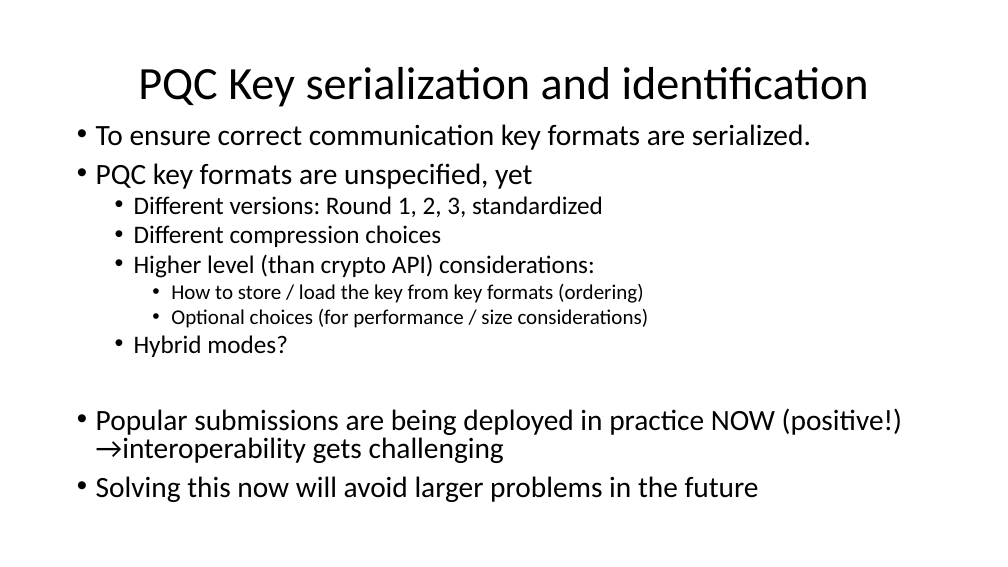
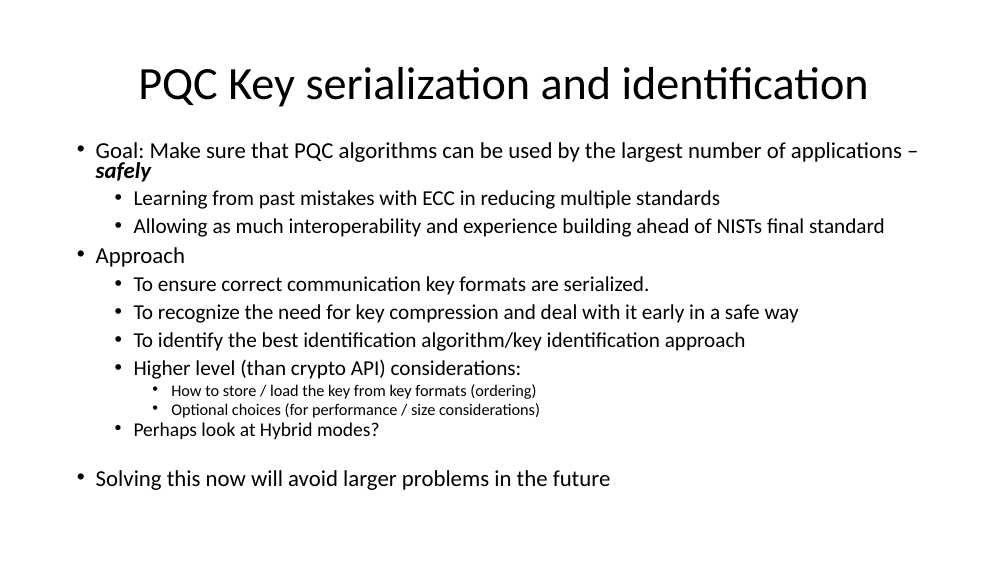
Before and after one commit to Quantum-Safe-Collaboration/qsc-key-rfc, a slide deck: slide 3 of presentations/IETF_lamps.pptx (slide 2 before the commit). Drawn at 1008x567 pixels with LibreOffice and Linux fonts; fonts in the diff are those of the drawing. Boxes give left, top, right and bottom in pixels: in the first picture for what was removed or moved away, otherwise in the second. Text is boxed around its words. In the diff, an @@ line names an element or a change of style, - is before the commit and + after.

```diff
--- a/presentations/IETF_lamps.pptx
+++ b/presentations/IETF_lamps.pptx
@@ text "Goal: Make sure that PQC ...": place and size @@
-text "Goal: Make sure that PQC ..." at <box>96,124,902,502</box>
+text "Goal: Make sure that PQC ..." at <box>96,142,902,490</box>
@@ text at <box>96,142,902,267</box>: paragraphs added @@
+• Goal: Make sure that PQC algorithms can be used by the largest number of applications – safely
+  • Learning from past mistakes with ECC in reducing multiple standards
+  • Allowing as much interoperability and experience building ahead of NISTs final standard
+• Approach
@@ text at <box>96,276,650,490</box>: size 28 to 20.1 pt in "To ensure correct communication key formats are ..."; size 24 to 20.1 pt in "Higher level (than crypto API) considerations:"; size 20 to 15.5 pt in "How to store / load the key ...", "Optional choices (for performance / size considerations)"; size 28 to 21.7 pt in "Solving this now will avoid larger problems ..."; list level 1 to 2 in "To ensure correct communication key ..."; line spacing 0.8 to 0.9; line spacing 0.8 to 0.7 @@
@@ text at <box>134,304,799,351</box>: text changed; size 24 to 20.1 pt @@
-• PQC key formats are unspecified, yet
-  • Different versions: Round 1, 2, 3, standardized
-  • Different compression choices
+  • To recognize the need for key compression and deal with it early in a safe way
+  • To identify the best identification algorithm/key identification approach
@@ text at <box>134,422,379,439</box>: text changed; size 28 to 18.6 pt @@
-  • Hybrid modes?
-• Popular submissions are being deployed in practice NOW (positive!) →interoperability gets challenging
+  • Perhaps look at Hybrid modes?
```
Also in this commit, not shown: 1 slide added.
